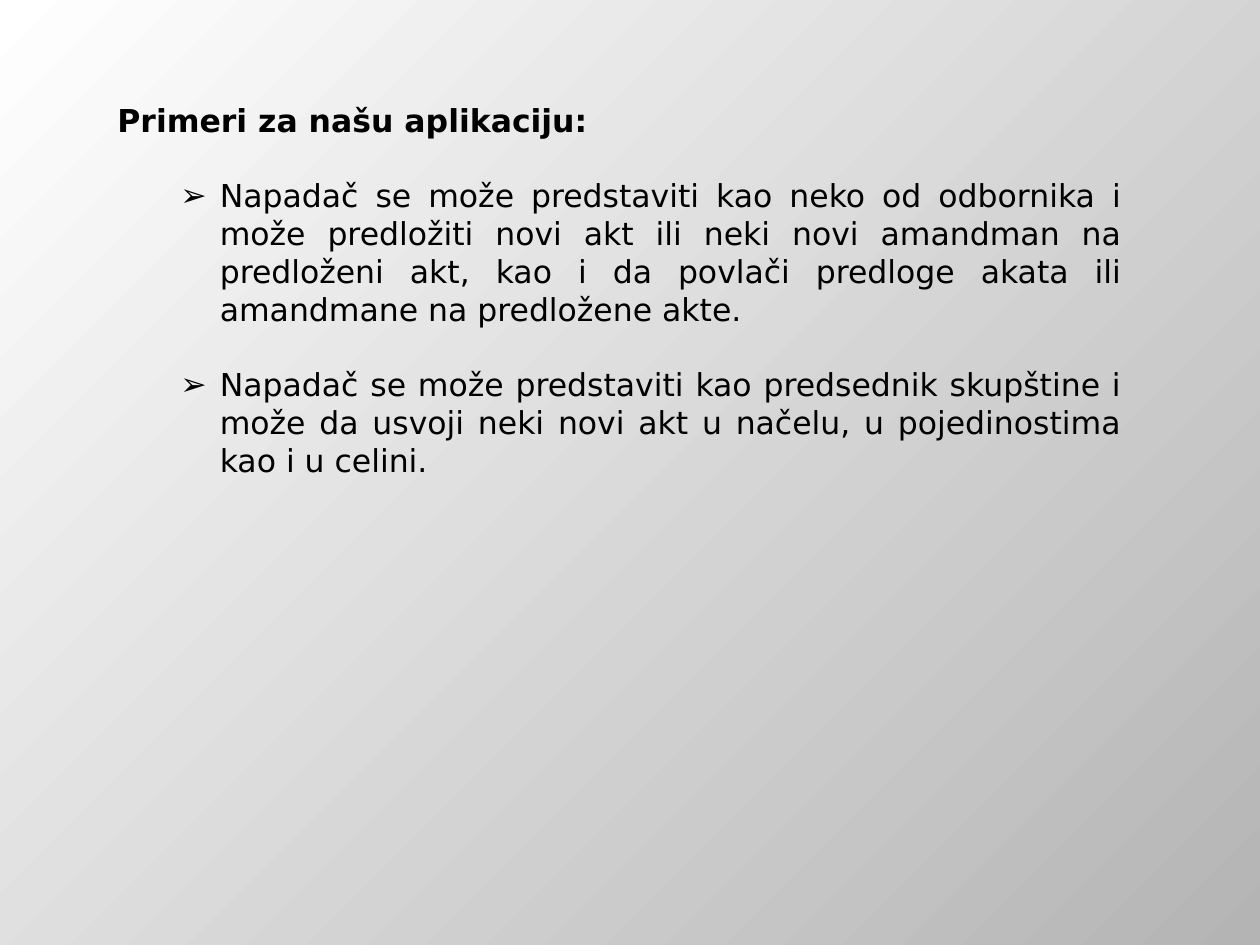
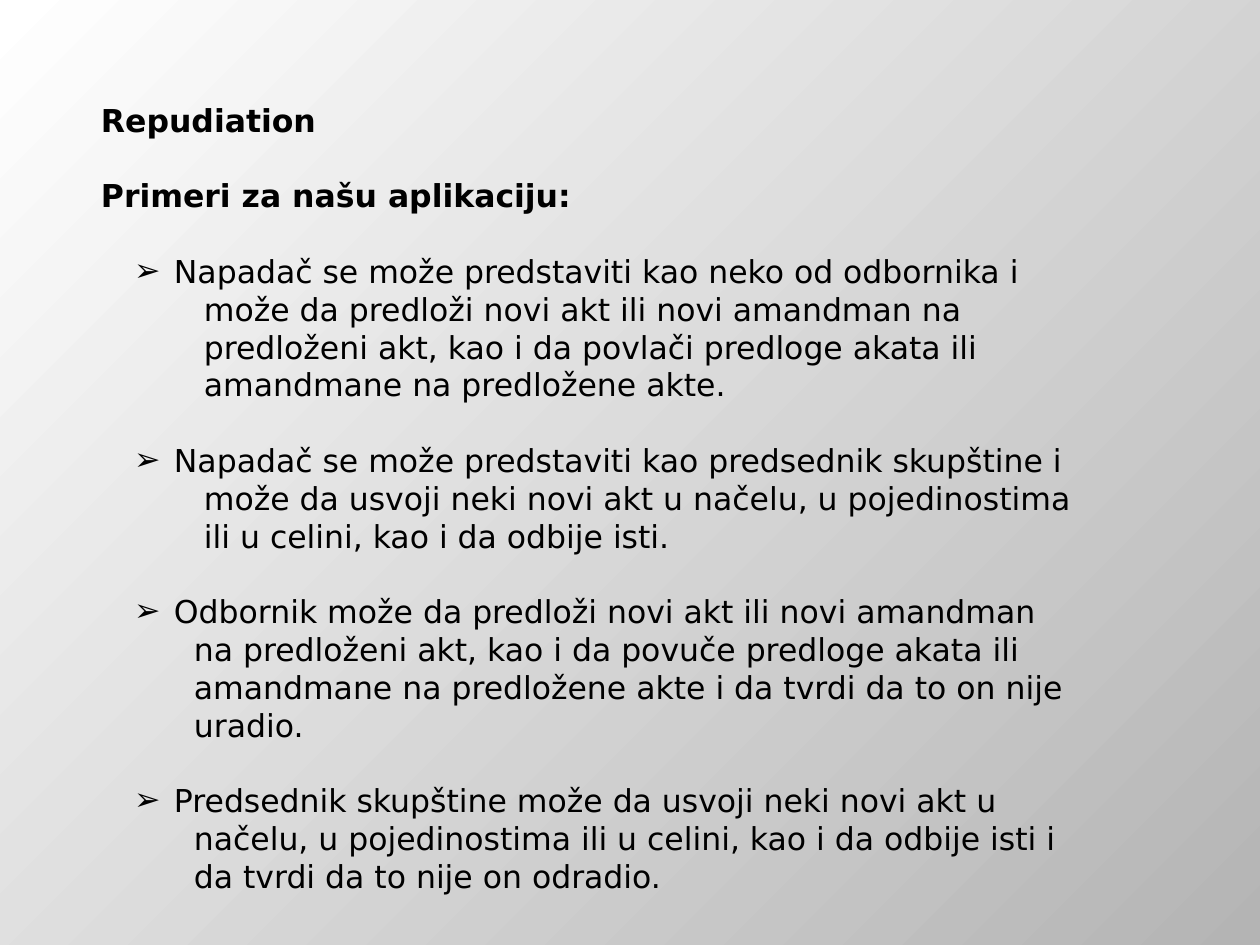
Before and after one commit to DejanUrosevic/XML-Projekat, a slide deck: slide 43 of Model Pretnji.pptx (slide 45 before the commit). Drawn at 1260x945 pixels with LibreOffice and Linux fonts; fonts in the diff are those of the drawing. Boxes give left, top, right and bottom in pixels: in the first picture for what was removed or moved away, otherwise in the second. Text is boxed around its words. In the diff, an @@ line names an element or a change of style, - is before the commit and + after.

Commit message:
Ubaceni napadi repudiation i information disclosure u prezentaciju...

```diff
--- a/Model Pretnji.pptx
+++ b/Model Pretnji.pptx
@@ text "Repudiation": place and size @@
-text "Repudiation" at [117,106,1121,473]
+text "Repudiation" at [101,108,1071,895]
@@ text at [101,108,316,139]: paragraph added @@
+Repudiation
@@ text at [174,257,1071,895]: text changed @@
-  ➢ Napadač se može predstaviti kao neko od odbornika i može predložiti novi akt ili neki novi amandman na predloženi akt, kao i da povlači predloge akata ili amandmane na predložene akte.
-  ➢ Napadač se može predstaviti kao predsednik skupštine i može da usvoji neki novi akt u načelu, u pojedinostima kao i u celini.
+  ➢ Napadač se može predstaviti kao neko od odbornika i
+  može da predloži novi akt ili novi amandman na
+  predloženi akt, kao i da povlači predloge akata ili
+  amandmane na predložene akte.
+  ➢ Napadač se može predstaviti kao predsednik skupštine i
+  može da usvoji neki novi akt u načelu, u pojedinostima
+  ili u celini, kao i da odbije isti.
+  ➢ Odbornik može da predloži novi akt ili novi amandman
+  na predloženi akt, kao i da povuče predloge akata ili
+  amandmane na predložene akte i da tvrdi da to on nije
+  uradio.
+  ➢ Predsednik skupštine može da usvoji neki novi akt u
+  načelu, u pojedinostima ili u celini, kao i da odbije isti i
+  da tvrdi da to nije on odradio.
```
Also in this commit, not shown: 1 other slide changed, 2 slides added, 8 slides removed.
